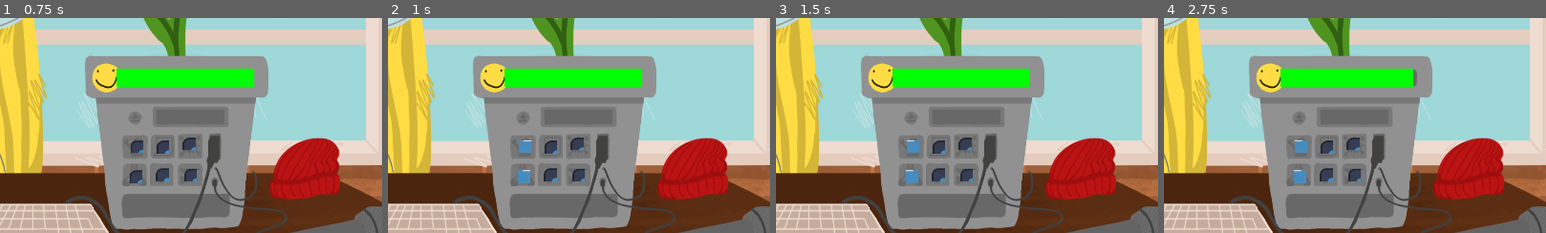
Above: before the commit, frames 1-4 (left to right).
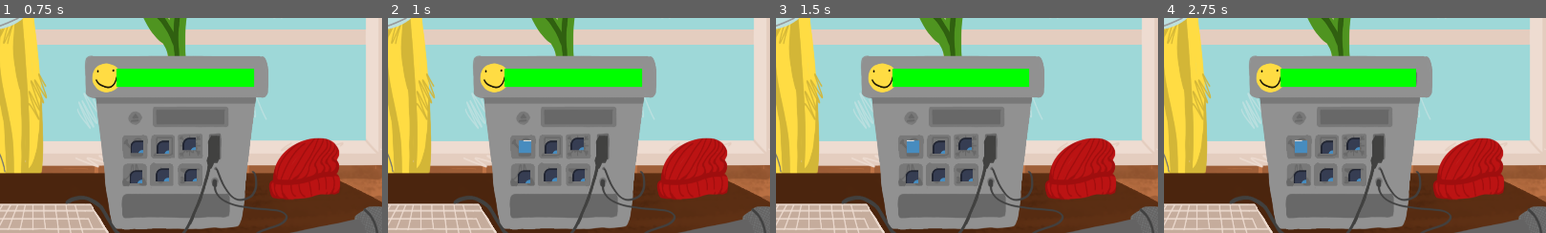
Above: after the commit, the same moments.

Repository: ValetNoir/enjam2025
Game: Godot game, scene res://scenes/mainScene.tscn
Same seed, same stepped clock (60 frames per second), same inputs: the game is played once before the commit and once after it. Before the commit the project has no main scene; this scene is started directly in both runs. The engine's default icon, where the game draws it, is replaced by a stand-in: a white triangle on a blue panel in a dark square.
Inputs (mouse positions are % of the whole screen's width and height, from its top left):
- Up to frame 1 (0.75 s): tap Enter at 0.5 s; move the mouse to (0, 0) at 0.52 s; press the mouse at (0, 0) at 0.53 s
- Up to frame 2 (1 s): no input
- Up to frame 3 (1.5 s): tap Space at 1.25 s; move the mouse to (30, 55) at 1.27 s; release the mouse at (30, 55) at 1.28 s; click (30, 55) at 1.35 s
- Up to frame 4 (2.75 s): tap Enter at 2 s; move the mouse to (60, 28) at 2.02 s; press the mouse at (60, 28) at 2.03 s
The pictures show only the part of the screen within x 27-77%, y 44-94%; the shares and areas given below are measured in that part.

Frame 1 is identical in both runs. In frame 2, 0.2% of the frame differs, in the area x 34-38%, y 70-77%; in frame 3, 0.2%; in frame 4, 0.3%, in the area x 34-66%, y 23-77%.

Commit message:
visu arrosoir et priere

Diff:
--- a/project.godot
+++ b/project.godot
@@ -11,6 +11,7 @@
 [application]
 
 config/name="plantplantcrunchcrunch"
+run/main_scene="uid://d3f1hiiwkltqs"
 config/features=PackedStringArray("4.5", "GL Compatibility")
 config/icon="res://art/icon.svg"
 run/size/viewport_width=1
--- a/scenes/base_mechanics/hold.tscn
+++ b/scenes/base_mechanics/hold.tscn
@@ -1,6 +1,33 @@
-[gd_scene load_steps=2 format=3 uid="uid://dirsc5es5llxs"]
+[gd_scene load_steps=4 format=3 uid="uid://dirsc5es5llxs"]
 
 [ext_resource type="Script" uid="uid://bmiuimydtbqgs" path="res://scripts/hold.gd" id="1_7hg7i"]
+
+[sub_resource type="StyleBoxFlat" id="StyleBoxFlat_7hg7i"]
+bg_color = Color(1, 1, 1, 0)
+border_width_left = 2
+border_width_top = 2
+border_width_right = 2
+border_width_bottom = 2
+border_color = Color(1, 1, 1, 1)
+corner_radius_top_left = 5
+corner_radius_top_right = 5
+corner_radius_bottom_right = 5
+corner_radius_bottom_left = 5
+anti_aliasing = false
+
+[sub_resource type="StyleBoxFlat" id="StyleBoxFlat_or21s"]
+bg_color = Color(1, 1, 1, 1)
+border_width_left = 2
+border_width_top = 2
+border_width_right = 2
+border_width_bottom = 2
+border_color = Color(1, 1, 1, 1)
+corner_radius_top_left = 5
+corner_radius_top_right = 5
+corner_radius_bottom_right = 5
+corner_radius_bottom_left = 5
+corner_detail = 4
+anti_aliasing = false
 
 [node name="Hold" type="Area2D"]
 script = ExtResource("1_7hg7i")
@@ -9,6 +36,13 @@
 
 [node name="Timer" type="Timer" parent="."]
 
+[node name="ProgressBar" type="ProgressBar" parent="."]
+offset_right = 114.0
+offset_bottom = 19.0
+theme_override_styles/background = SubResource("StyleBoxFlat_7hg7i")
+theme_override_styles/fill = SubResource("StyleBoxFlat_or21s")
+show_percentage = false
+
 [connection signal="mouse_entered" from="." to="." method="_on_area_2d_mouse_entered"]
 [connection signal="mouse_exited" from="." to="." method="_on_area_2d_mouse_exited"]
 [connection signal="timeout" from="Timer" to="." method="_on_timer_timeout"]
--- a/scenes/base_mechanics/pattern.tscn
+++ b/scenes/base_mechanics/pattern.tscn
@@ -17,6 +17,7 @@
 shape = SubResource("CircleShape2D_p404m")
 
 [node name="Sprite2D" type="Sprite2D" parent="Pointer"]
+z_index = 1
 scale = Vector2(1.6944684, 1.7090875)
 texture = ExtResource("2_lc2xr")
 
--- a/scenes/mainScene.tscn
+++ b/scenes/mainScene.tscn
@@ -2,7 +2,7 @@
 
 [ext_resource type="Texture2D" uid="uid://d0vfo4xdjtr4y" path="res://art/bkground-enjam2025.png" id="1_w16ng"]
 [ext_resource type="Texture2D" uid="uid://cbxbmudi1m1wb" path="res://art/perfusion-pleine.png" id="2_1jq6i"]
-[ext_resource type="Texture2D" uid="uid://cxhachq8bltmh" path="res://art/arosoir.png" id="3_1jq6i"]
+[ext_resource type="Texture2D" uid="uid://cxhachq8bltmh" path="res://art/arrosoir.png" id="3_1jq6i"]
 [ext_resource type="PackedScene" uid="uid://dpel28tagyukw" path="res://scenes/problem.tscn" id="3_twn0q"]
 [ext_resource type="Texture2D" uid="uid://c2t8sgc27awge" path="res://art/perfusion-vide.png" id="3_vdgl5"]
 [ext_resource type="PackedScene" uid="uid://wlp0aaf4sfw1" path="res://scenes/trigger.tscn" id="4_hhxvm"]
@@ -134,7 +134,7 @@
 [node name="Problems" type="Node" parent="."]
 
 [node name="Soif" parent="Problems" instance=ExtResource("3_twn0q")]
-unlock_time = 0
+unlock_time = 1
 reload_time = 30
 
 [node name="LED" parent="Problems/Soif" index="1"]
@@ -155,7 +155,7 @@
 position = Vector2(994, 787)
 
 [node name="Sombre" parent="Problems" instance=ExtResource("3_twn0q")]
-unlock_time = 0
+unlock_time = 60
 reload_time = 30
 
 [node name="LED" parent="Problems/Sombre" index="1"]
--- a/scenes/tools/arrosoir.tscn
+++ b/scenes/tools/arrosoir.tscn
@@ -1,7 +1,8 @@
-[gd_scene load_steps=4 format=3 uid="uid://djcm1prlftyxe"]
+[gd_scene load_steps=5 format=3 uid="uid://djcm1prlftyxe"]
 
 [ext_resource type="PackedScene" uid="uid://dirsc5es5llxs" path="res://scenes/base_mechanics/hold.tscn" id="1_rhbh6"]
 [ext_resource type="Script" uid="uid://d0tx2vyl2tf68" path="res://scripts/solution.gd" id="1_xv733"]
+[ext_resource type="Texture2D" uid="uid://hvlhppfmkgwy" path="res://art/arrosoir_cursor.png" id="3_umps4"]
 
 [sub_resource type="RectangleShape2D" id="RectangleShape2D_rhbh6"]
 size = Vector2(688, 620.25)
@@ -10,6 +11,7 @@
 script = ExtResource("1_xv733")
 
 [node name="Hold" parent="." instance=ExtResource("1_rhbh6")]
+cursor_sprite = ExtResource("3_umps4")
 
 [node name="CollisionShape2D" parent="Hold" index="0"]
 position = Vector2(954, 311.125)
--- /dev/null
+++ b/scenes/tools/bonnet.tscn
@@ -0,0 +1,19 @@
+[gd_scene load_steps=3 format=3 uid="uid://bk0s1e64hqd77"]
+
+[ext_resource type="PackedScene" uid="uid://dirsc5es5llxs" path="res://scenes/base_mechanics/hold.tscn" id="1_6vqef"]
+
+[sub_resource type="RectangleShape2D" id="RectangleShape2D_88lr0"]
+size = Vector2(592, 571)
+
+[node name="Bonnet" type="Node"]
+
+[node name="Hold" parent="." instance=ExtResource("1_6vqef")]
+
+[node name="CollisionShape2D" parent="Hold" index="0"]
+position = Vector2(1028, 298.5)
+shape = SubResource("RectangleShape2D_88lr0")
+
+[node name="Timer" parent="Hold" index="1"]
+wait_time = 0.001
+
+[editable path="Hold"]
--- a/scenes/tools/priere.tscn
+++ b/scenes/tools/priere.tscn
@@ -1,11 +1,12 @@
-[gd_scene load_steps=4 format=3 uid="uid://di1ssyrwwp7as"]
+[gd_scene load_steps=5 format=3 uid="uid://di1ssyrwwp7as"]
 
 [ext_resource type="Script" uid="uid://d0tx2vyl2tf68" path="res://scripts/solution.gd" id="1_0xous"]
 [ext_resource type="PackedScene" uid="uid://ferd4yatx5ry" path="res://scenes/base_mechanics/pattern.tscn" id="1_f1tsd"]
+[ext_resource type="Texture2D" uid="uid://bak553ieyl5g7" path="res://art/chapelet-souris.png" id="3_0xous"]
 
 [sub_resource type="Curve2D" id="Curve2D_o252o"]
 _data = {
-"points": PackedVector2Array(0, 0, 0, 0, 925, 137, 0, 0, 0, 0, 913, 724, 0, 0, 0, 0, 649, 340, 0, 0, 0, 0, 1176, 296)
+"points": PackedVector2Array(0, 0, 0, 0, 1009, 95, 0, 0, 0, 0, 1009, 803, 0, 0, 0, 0, 723, 297, 0, 0, 0, 0, 1285, 295)
 }
 point_count = 4
 
@@ -16,8 +17,11 @@
 curve = SubResource("Curve2D_o252o")
 
 [node name="Pointer" parent="Pattern" index="0"]
-position = Vector2(925, 137)
-rotation = 1.5912364
+position = Vector2(1009, 95)
+rotates = false
+
+[node name="Sprite2D" parent="Pattern/Pointer" index="1"]
+texture = ExtResource("3_0xous")
 
 [node name="ColoredPattern" parent="Pattern" index="2"]
 width = 30.0
--- a/scripts/hold.gd
+++ b/scripts/hold.gd
@@ -1,6 +1,9 @@
 extends Area2D
 
+@export var cursor_sprite: Resource
+
 @onready var timer: Timer = $Timer
+@onready var progress_bar: ProgressBar = $ProgressBar
 
 var mouse_inside_area = false
 
@@ -9,18 +12,26 @@
 func _ready() -> void:
 	timer.start()
 	timer.paused = true
+	Input.set_custom_mouse_cursor(cursor_sprite)
+	progress_bar.max_value = timer.wait_time
+	progress_bar.hide()
 
 func _process(_delta: float) -> void:
+	progress_bar.global_position = get_global_mouse_position() - Vector2(0, 65)
+	progress_bar.value = timer.wait_time - timer.time_left
 	if mouse_inside_area and Input.is_action_pressed("click"):
 		timer.paused = false
 	else:
 		timer.paused = true
 
 func _on_area_2d_mouse_entered() -> void:
+	progress_bar.show()
 	mouse_inside_area = true
 
 func _on_area_2d_mouse_exited() -> void:
+	progress_bar.hide()
 	mouse_inside_area = false
 
 func _on_timer_timeout() -> void:
+	Input.set_custom_mouse_cursor(null)
 	finished.emit()
--- a/scripts/pattern.gd
+++ b/scripts/pattern.gd
@@ -12,7 +12,7 @@
 signal finished()
 
 func _ready() -> void:
-	curve.bake_interval = 150
+	curve.bake_interval = 50
 	points = curve.get_baked_points()
 	line_2d.points = points
 	colored_pattern.add_point(points[0])
Renamed: art/arosoir.png -> art/arrosoir.png
Not shown, added: art/arrosoir.png.import
Binary file added: art/arrosoir_cursor.png
Not shown, changed: art/arrosoir_cursor.png.import
Binary file changed: art/chapelet-souris.png
